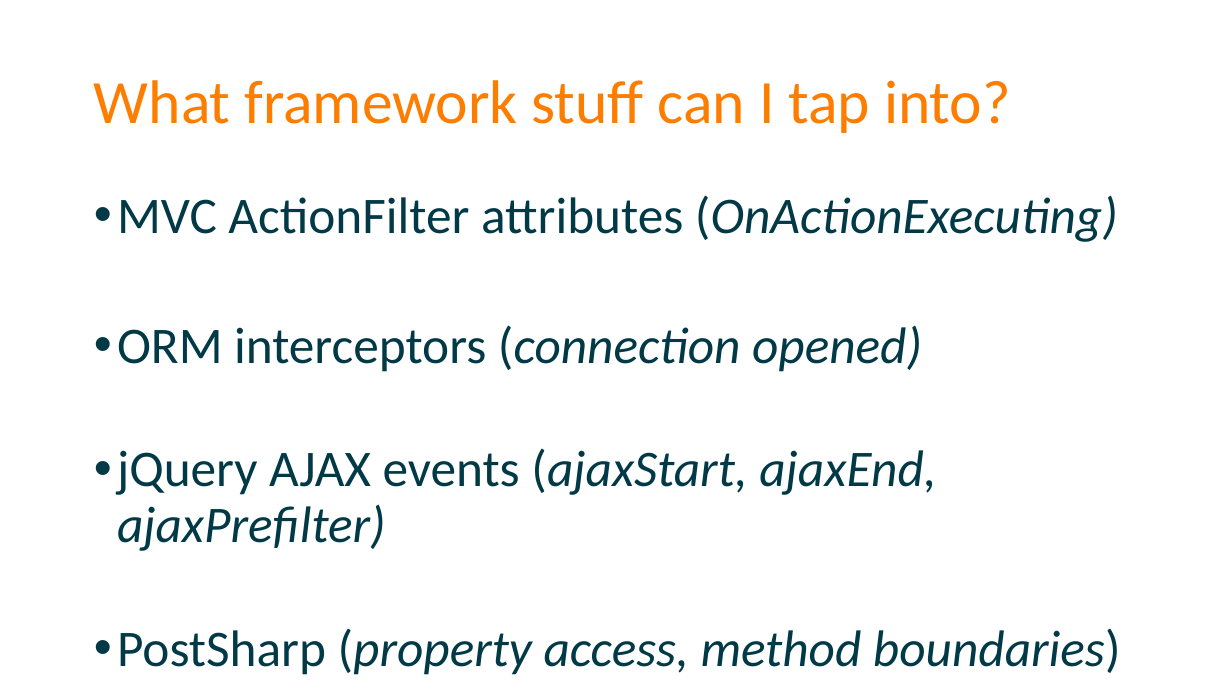
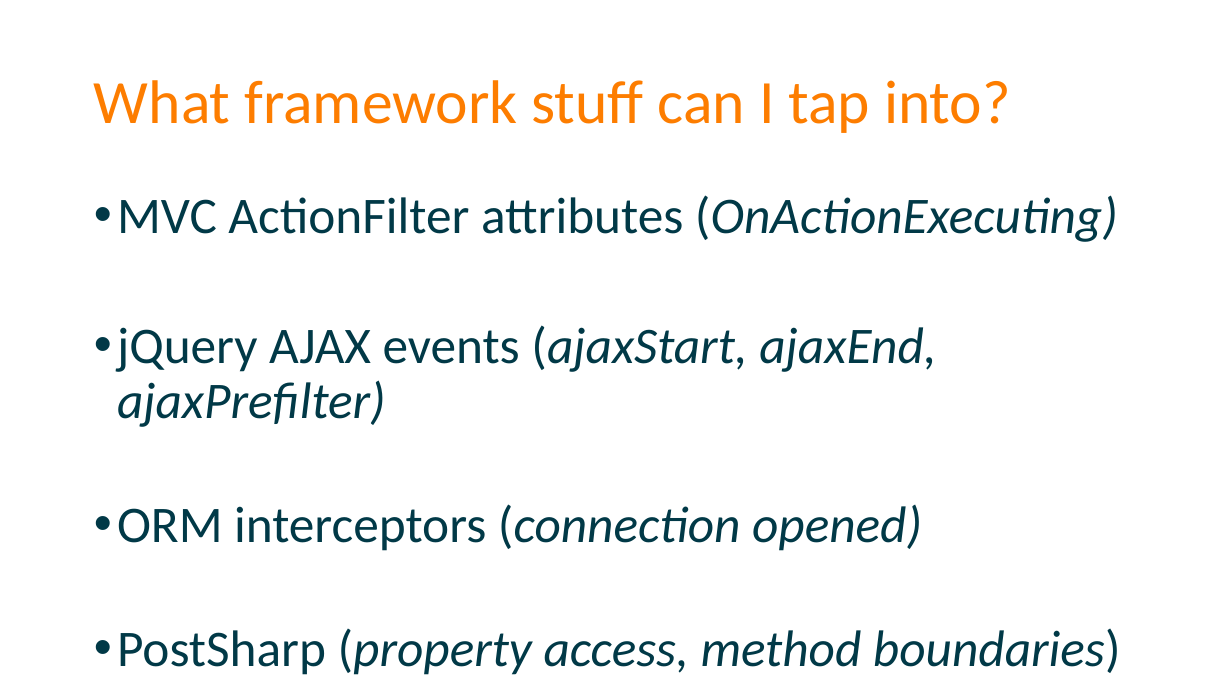
Before and after one commit to spetryjohnson/Talk---Dont-Write-Secure-Code-Design-Secure-Systems, a slide deck: slide 10 of Secure Systems - CodeMash 2017.pptx. Drawn at 1232x693 pixels with LibreOffice and Linux fonts; fonts in the diff are those of the drawing. Boxes give left, top, right and bottom in pixels: in the first picture for what was removed or moved away, otherwise in the second. Text is boxed around its words. In the diff, an @@ line names an element or a change of style, - is before the commit and + after.

```diff
--- a/Secure Systems - CodeMash 2017.pptx
+++ b/Secure Systems - CodeMash 2017.pptx
@@ text at [117, 325, 936, 427]: paragraph added @@
+• jQuery AJAX events (ajaxStart, ajaxEnd, ajaxPrefilter)
@@ text at [117, 448, 936, 551]: paragraph removed @@
-• jQuery AJAX events (ajaxStart, ajaxEnd, ajaxPrefilter)
```
Also in this commit, not shown: 1 other slide changed, 2 slides removed, 1 other file.
